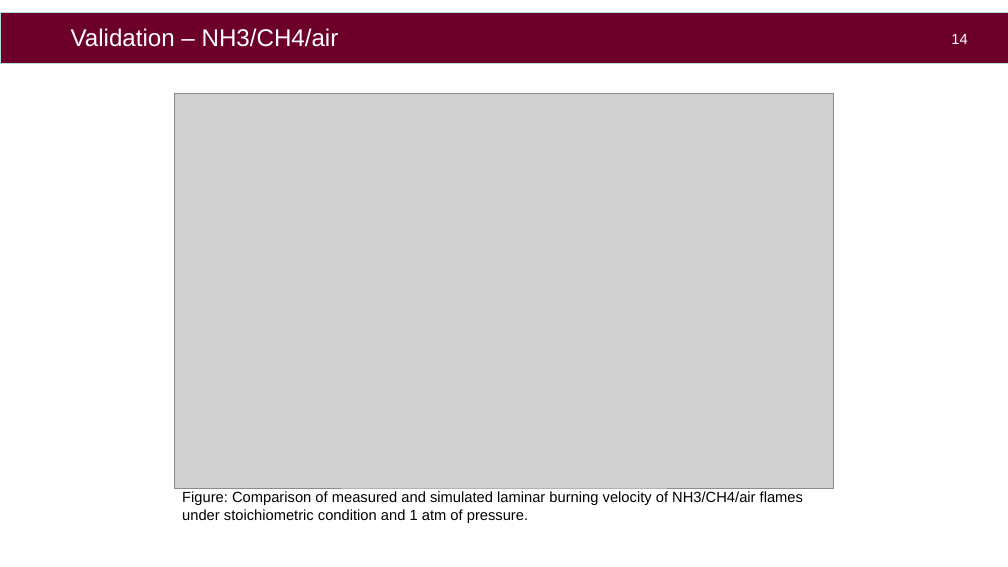
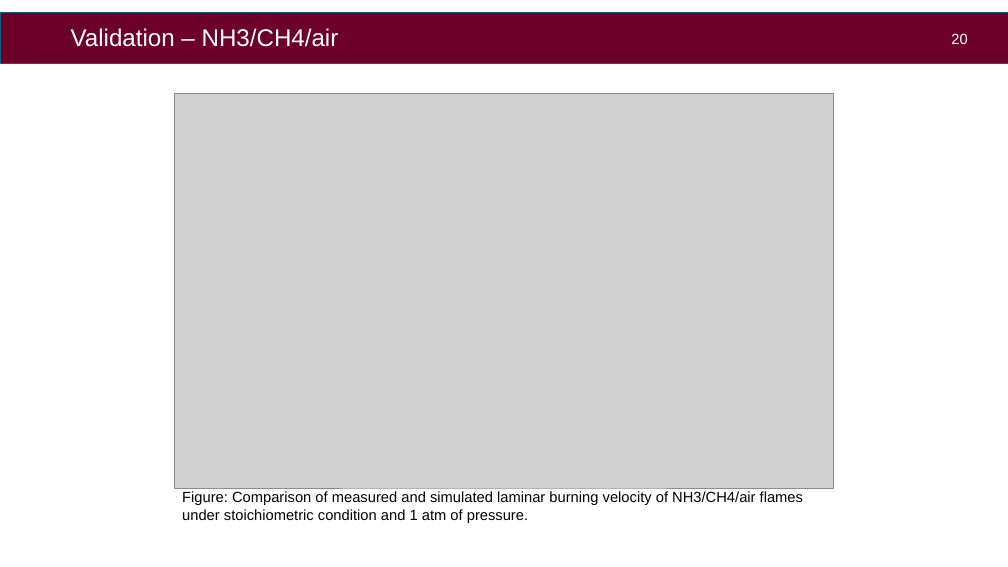
Before and after one commit to aahil-wq/lab-presentations, a slide deck: slide 21 of icfd2026/pres/kyushu_ppt_16-9.pptx (slide 15 before the commit). Drawn at 1008x567 pixels with LibreOffice and Linux fonts; fonts in the diff are those of the drawing; grey boxes stand for pictures; background and template pictures are left out. Boxes give left, top, right and bottom in pixels: in the first picture for what was removed or moved away, otherwise in the second. Text is boxed around its words. In the diff, an @@ line names an element or a change of style, - is before the commit and + after.

```diff
--- a/icfd2026/pres/kyushu_ppt_16-9.pptx
+++ b/icfd2026/pres/kyushu_ppt_16-9.pptx
@@ rectangle at (x1=0, y1=13, x2=1008, y2=64): outline #B6DCDF 0.75 pt to #125F82 0.75 pt @@
@@ page number at (x1=951, y1=33, x2=967, y2=44): text changed @@
-14
+20
```
Also in this commit, not shown: 13 other slides changed, 8 slides added, 1 slide removed, 8 other files.
